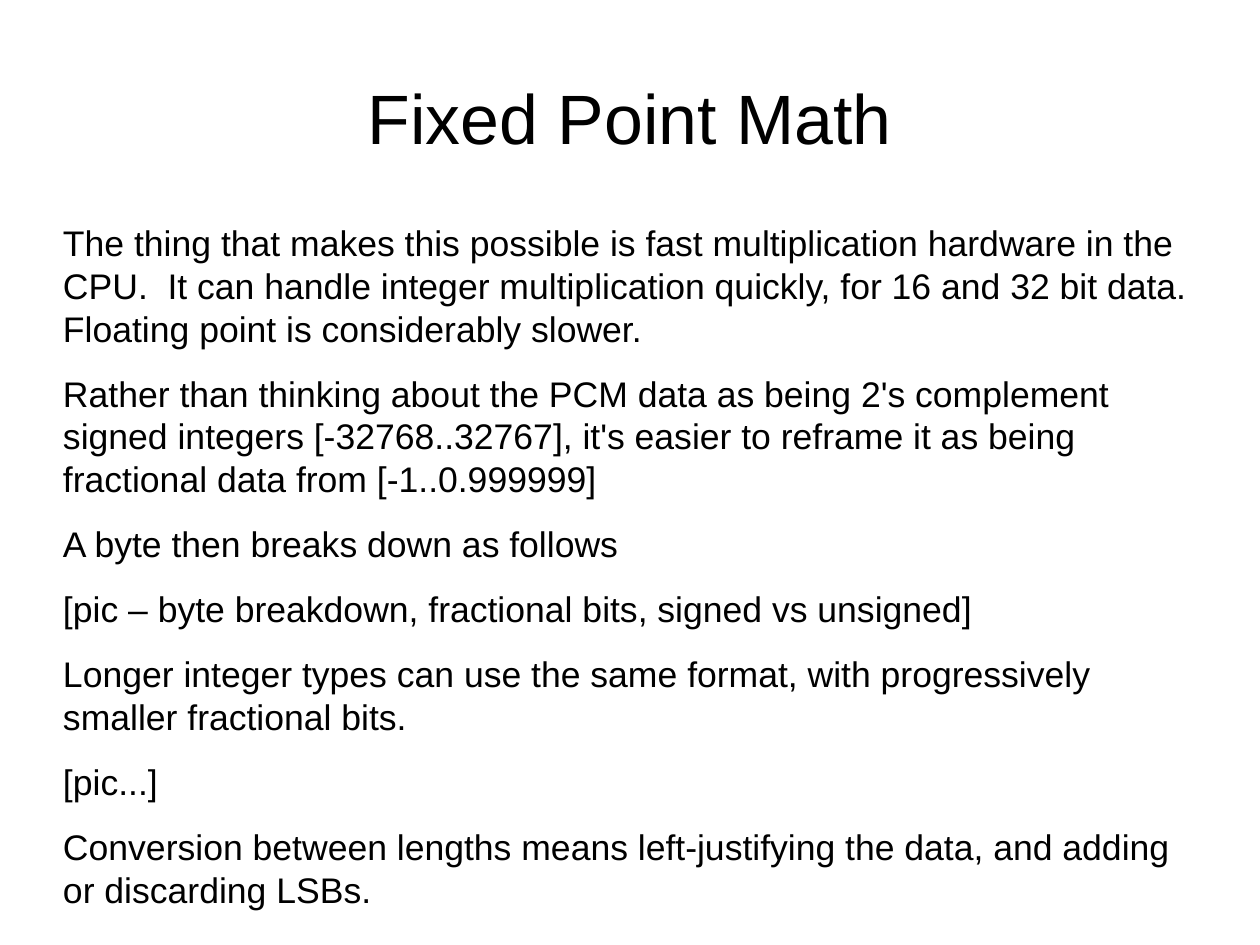
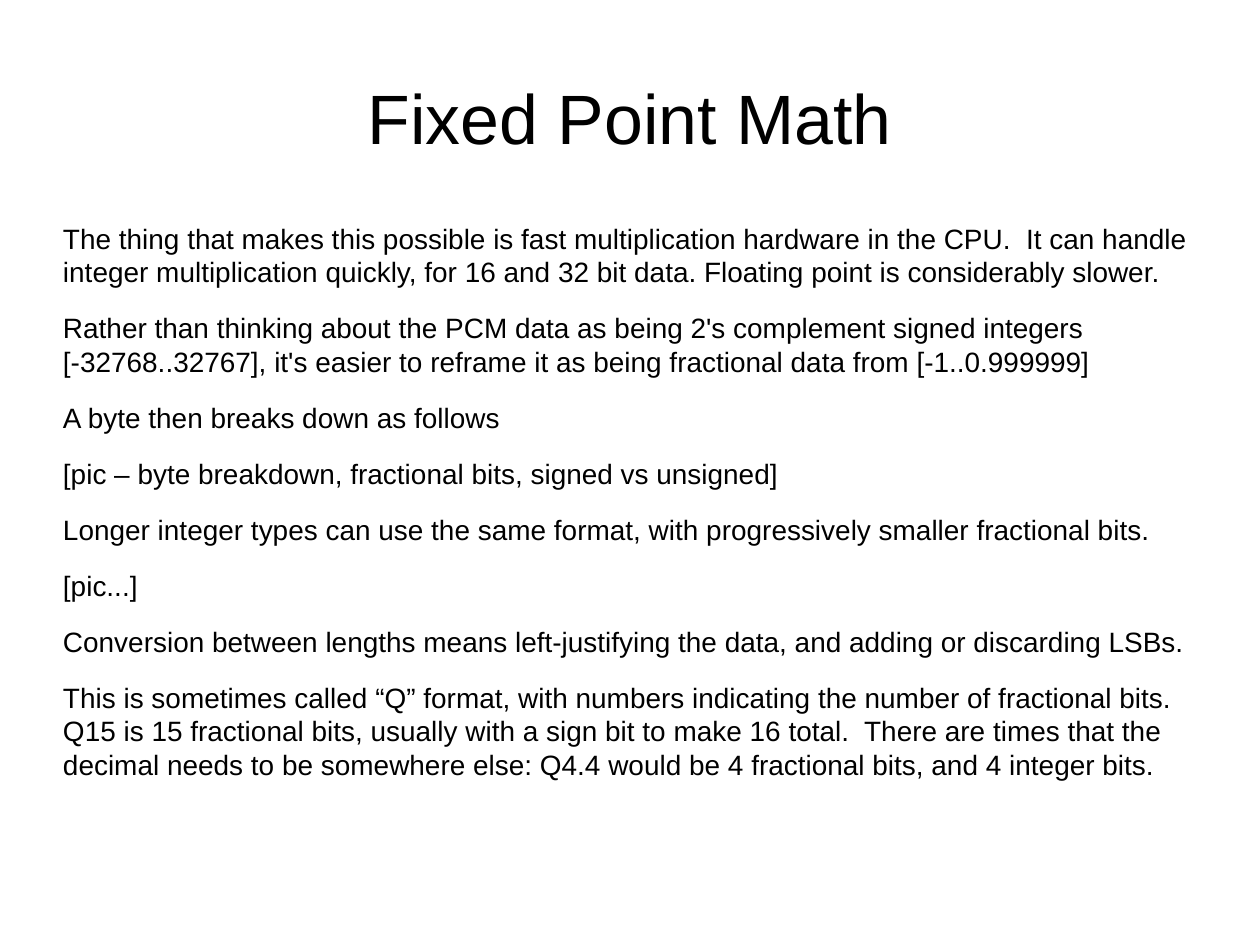
Before and after one commit to Jacquot-SFE/Teensy-synth-platform, a slide deck: slide 20 of presentation/slides/teensy-synthesis.odp (slide 19 before the commit). Drawn at 1260x945 pixels with LibreOffice and Linux fonts; fonts in the diff are those of the drawing. Boxes give left, top, right and bottom in pixels: in the first picture for what was removed or moved away, otherwise in the second. Text is boxed around its words. In the diff, an @@ line names an element or a change of style, - is before the commit and + after.

Commit message:
Slide updates.

```diff
--- a/presentation/slides/teensy-synthesis.odp
+++ b/presentation/slides/teensy-synthesis.odp
@@ text at (63, 228, 1186, 657): size 22.4 to 17.6 pt in "The thing that makes this possible is ...", "Rather than thinking about the PCM data ...", "A byte then breaks down as follows", "[pic – byte breakdown, fractional bits, signed ..." and 3 more places @@
@@ text at (63, 687, 1170, 780): paragraph added @@
+This is sometimes called “Q” format, with numbers indicating the number of fractional bits. Q15 is 15 fractional bits, usually with a sign bit to make 16 total. There are times that the decimal needs to be somewhere else: Q4.4 would be 4 fractional bits, and 4 integer bits.
```
Also in this commit, not shown: 4 other slides changed, 2 slides added.
